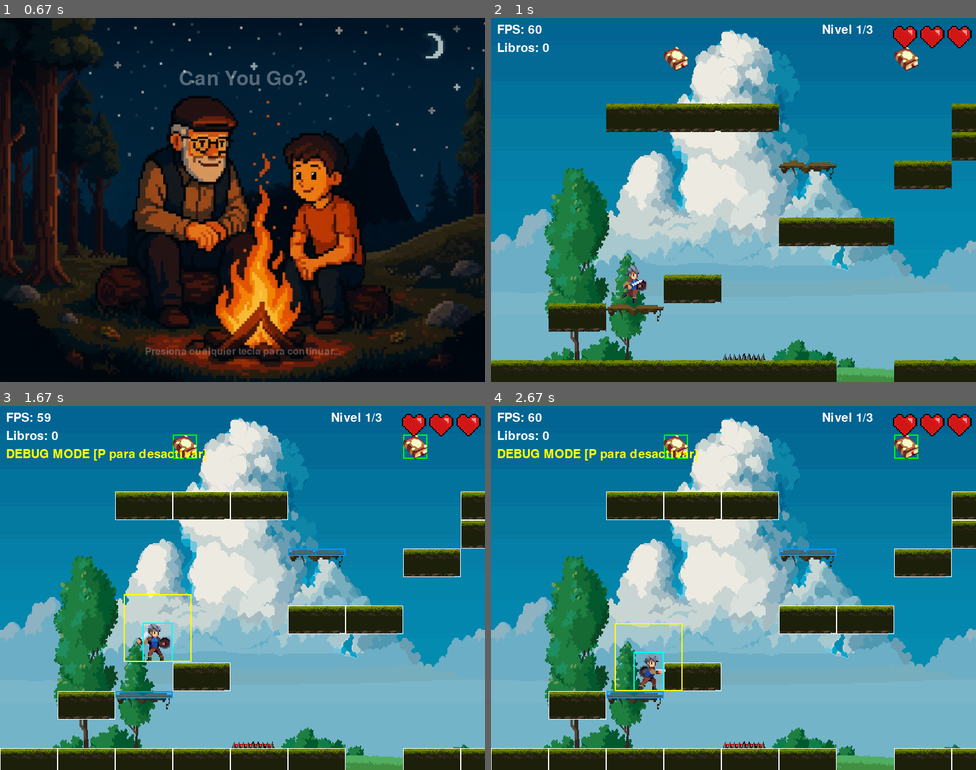
Above: before the commit, frames 1-4 (two rows, left to right).
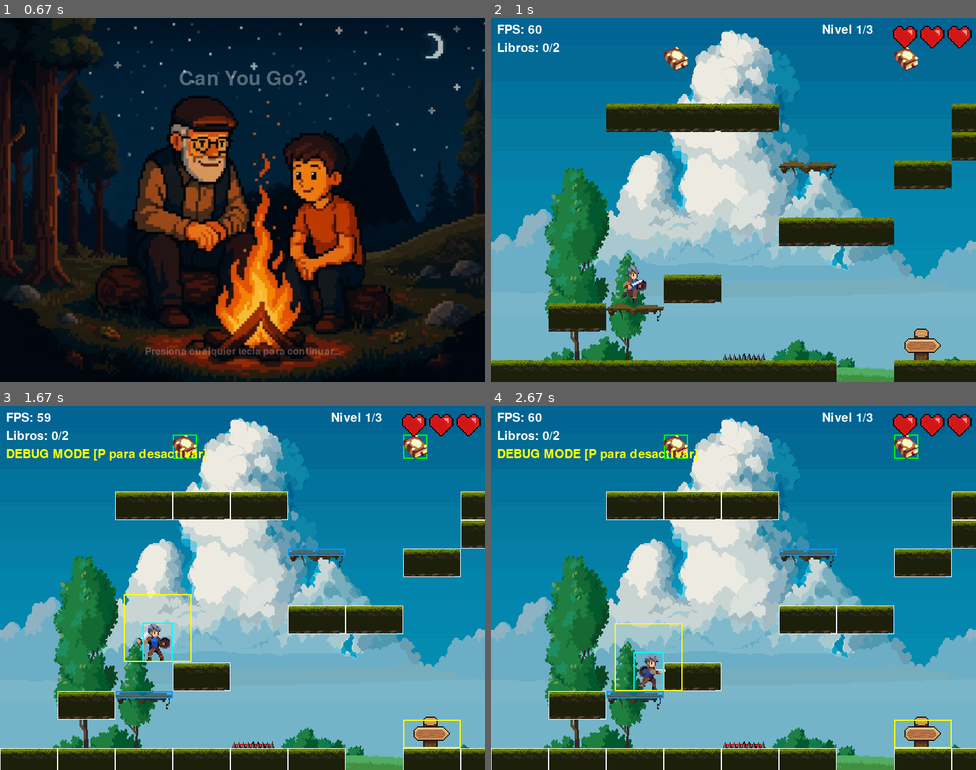
Above: after the commit, the same moments.

Repository: juanjore0/ComputacionGrafica
Game: pygame game, started from proyecto_juego/src/main.py
Same seed, same stepped clock (60 frames per second), same inputs: the game is played once before the commit and once after it.
Inputs (mouse positions are in pixels of both pictures, inside the frame that each line leads up to):
- Up to frame 1 (0.67 s): click (135, 305) at 0.38 s
- Up to frame 2 (1 s): hold Right from 0.67 s (still down); move the mouse to (733, 221) at 0.7 s
- Up to frame 3 (1.67 s): release Right at 1.13 s; hold P 1.17-1.47 s; hold Up 1.17-1.47 s; hold Up from 1.5 s (still down); tap Z at 1.57 s
- Up to frame 4 (2.67 s): release Up at 1.8 s; hold Esc 1.83-2.3 s; hold Right 1.83-2.3 s; tap Z at 1.9, 2.2 s; tap Enter at 2.33 s

Frame 1 is identical in both runs. In frame 2, 0.4% of the frame differs, in the area x 12-93%, y 6-95%; in frame 3, 0.5%, in the area x 12-95%, y 6-94%; in frame 4, 0.5%.

Commit message:
se implemento el cartel para pasar de nivel y el conteo de libros

Diff:
--- a/proyecto_juego/src/cargador_sprites.py
+++ b/proyecto_juego/src/cargador_sprites.py
@@ -174,6 +174,49 @@
             return sprites_vidas
 
     @staticmethod
+    def cargar_cartel_nivel(base_path='', escala=None):
+        """
+        Carga los sprites del cartel indicador (normal y encendido)
+
+        Args:
+            base_path: Ruta base del proyecto (opcional)
+            escala: Tupla (ancho, alto) opcional para redimensionar
+
+        Returns:
+            Diccionario con los sprites del cartel {'normal': sprite, 'encendido': sprite}
+        """
+        try:
+            ruta_indicador = os.path.join(base_path, 'assets', 'images', 'tiles', 'indicador.png')
+            spritesheet = pygame.image.load(ruta_indicador).convert_alpha()
+
+            # Coordenadas de cada estado del cartel
+            cartel_normal = spritesheet.subsurface(pygame.Rect(5, 5, 30, 28))
+            cartel_encendido = spritesheet.subsurface(pygame.Rect(40, 5, 30, 28))
+
+            # Escalar si se especificó
+            if escala:
+                cartel_normal = pygame.transform.scale(cartel_normal, escala)
+                cartel_encendido = pygame.transform.scale(cartel_encendido, escala)
+
+            carteles = {
+                'normal': cartel_normal,
+                'encendido': cartel_encendido
+            }
+
+            print(f"✓ Carteles indicadores cargados: 30x28")
+            return carteles
+
+        except Exception as e:
+            print(f"⚠ Error cargando cartel indicador: {e}")
+            # Crear placeholders
+            cartel_normal = pygame.Surface((30, 28))
+            cartel_normal.fill((100, 100, 100))
+            cartel_encendido = pygame.Surface((30, 28))
+            cartel_encendido.fill((0, 255, 0))
+            return {'normal': cartel_normal, 'encendido': cartel_encendido}
+
+
+    @staticmethod
     def cargar_animaciones_jugador(ruta_spritesheet, escala=(56, 56)):
         """
         Carga todas las animaciones del jugador desde el spritesheet.
--- a/proyecto_juego/src/juego.py
+++ b/proyecto_juego/src/juego.py
@@ -80,7 +80,7 @@
                 'espinas': espinas_default
             }
 
-        # ✅ Cargar sprites de vidas
+        # Cargar sprites de vidas
         print("\n═══ CARGANDO UI ═══")
         try:
             self.sprites_vidas = CargadorSprites.cargar_sprites_vidas(
@@ -91,6 +91,19 @@
         except Exception as e:
             print(f"❌ Error cargando sprites de vidas: {e}")
             self.sprites_vidas = None
+
+        # Cargar cartel indicador
+        print("\n═══ CARGANDO CARTEL INDICADOR ═══")
+        try:
+            self.sprites_cartel = CargadorSprites.cargar_cartel_nivel(
+                base,
+                escala=(60, 56)  # Escalado para que se vea bien
+            )
+            print(f"✓ Cartel indicador cargado")
+        except Exception as e:
+            print(f"❌ Error cargando cartel: {e}")
+            self.sprites_cartel = None
+
 
 
         # Cargar spritesheet del personaje
@@ -132,7 +145,8 @@
         self.nivel = Nivel(
             datos_nivel['mapa'],      # Primer argumento: mapa
             self.tiles_dict,          # Segundo argumento: tiles_dict
-            self.objetos_dict         # Tercer argumento: objetos_dict
+            self.objetos_dict,         # Tercer argumento: objetos_dict
+            self.sprites_cartel     # Cuarto argumento: sprites_cartel
         )
 
         # Usar la posición de spawn del nivel
@@ -192,7 +206,6 @@
             return False
         return True
 
-
     def bucle_juego(self):
         """Bucle principal del juego"""
         corriendo = True
@@ -238,6 +251,12 @@
             if libros_recogidos:
                 self.nivel.grupo_coleccionables.remove(libros_recogidos)
                 self.todas.remove(libros_recogidos)
+
+                # ✅ Verificar si se recogieron todos los libros
+                if len(self.nivel.grupo_coleccionables) == 0:
+                    if not self.nivel.cartel_encendido:  # Solo mostrar mensaje la primera vez
+                        self.nivel.cartel_encendido = True
+                        print("🎉 ¡Todos los libros recogidos! El cartel se ha encendido.")
 
             # ✅ Lógica de daño - ACTUALIZADA para usar hitbox
             if not self.personaje.invencible:
@@ -254,12 +273,24 @@
                 if colisiones_trampas:
                     self.personaje.recibir_daño(1)
 
-            # Verificar si llegó al punto final
+            # ✅ Verificar si llegó al punto final Y tiene todos los libros
             for punto_final in self.nivel.grupo_punto_final:
                 if self.personaje.hitbox.colliderect(punto_final.rect):
-                    if not self.cargar_siguiente_nivel():
-                        corriendo = False
-                        continue
+                    if self.nivel.cartel_encendido:  # Solo pasar si recogió todos los libros
+                        if not self.cargar_siguiente_nivel():
+                            corriendo = False
+                            continue
+                    else:
+                        # Mostrar mensaje de que faltan libros (solo una vez por contacto)
+                        if not hasattr(self, '_mostro_mensaje_libros'):
+                            self._mostro_mensaje_libros = True
+                            libros_faltantes = len(self.nivel.grupo_coleccionables)
+                            print(f"⚠️ ¡Recoge todos los libros antes de pasar! Faltan: {libros_faltantes}")
+
+            # Resetear flag de mensaje cuando no está tocando el punto final
+            if not any(self.personaje.hitbox.colliderect(pf.rect) for pf in self.nivel.grupo_punto_final):
+                if hasattr(self, '_mostro_mensaje_libros'):
+                    delattr(self, '_mostro_mensaje_libros')
 
             # Dibujar todo
             self.pantalla.blit(self.fondo, (0, 0))
@@ -277,28 +308,27 @@
             fps_texto = fuente.render(f"FPS: {int(self.clock.get_fps())}", True, (255, 255, 255))
             self.pantalla.blit(fps_texto, (10, 10))
 
-            texto_puntos = fuente.render(f"Libros: {self.personaje.puntos}", True, (255, 255, 255))
-            self.pantalla.blit(texto_puntos, (10, 40))
-
-            # Mostrar sprite de vidas en lugar de texto
+            # ✅ Mostrar libros restantes en lugar de puntos totales
+            libros_recogidos_total = self.nivel.total_libros - len(self.nivel.grupo_coleccionables)
+            texto_libros = fuente.render(f"Libros: {libros_recogidos_total}/{self.nivel.total_libros}", True, (255, 255, 255))
+            self.pantalla.blit(texto_libros, (10, 40))
+
+            # Mostrar sprite de vidas
             if self.sprites_vidas:
-                # Asegurar que las vidas estén entre 0 y 3
                 vidas_actual = max(0, min(3, self.personaje.vidas))
                 sprite_vida = self.sprites_vidas[vidas_actual]
                 self.pantalla.blit(sprite_vida, (ANCHO - 140, 10))
             else:
-                # Fallback a texto si no cargó la imagen
                 texto_vidas = fuente.render(f"Vidas: {self.personaje.vidas}", True, (255, 255, 255))
                 self.pantalla.blit(texto_vidas, (ANCHO - 150, 10))
 
-            # ✅ Mostrar nivel actual - A LA IZQUIERDA de las vidas y en la misma altura
+            # Mostrar nivel actual
             texto_nivel = fuente.render(
                 f"Nivel {self.gestor_niveles.nivel_actual + 1}/{self.gestor_niveles.total_niveles()}",
                 True, (255, 255, 255)
             )
-            # Calcular posición para alinearlo a la izquierda del sprite de vidas
-            pos_x_nivel = ANCHO - 160 - texto_nivel.get_width() - 10  # 10 píxeles de separación
-            self.pantalla.blit(texto_nivel, (pos_x_nivel, 10))  # Misma altura que las vidas
+            pos_x_nivel = ANCHO - 160 - texto_nivel.get_width() - 10
+            self.pantalla.blit(texto_nivel, (pos_x_nivel, 10))
 
             # ✅ Mostrar indicador de modo debug
             if self.debug_mode:
@@ -309,6 +339,7 @@
             self.clock.tick(FPS)
 
         return False
+
 
     def ejecutar(self):
         """Método principal que controla el flujo del juego"""
--- a/proyecto_juego/src/nivel.py
+++ b/proyecto_juego/src/nivel.py
@@ -15,10 +15,15 @@
     7 = Arbusto decorativo (sprite4) - NO colisiona
     """
 
-    def __init__(self, mapa, tiles_dict, objetos_dict):
+    def __init__(self, mapa, tiles_dict, objetos_dict, sprites_cartel=None):
         self.mapa = mapa
         self.tiles_dict = tiles_dict
         self.objetos_dict = objetos_dict
+        self.sprites_cartel = sprites_cartel
+
+        # ✅ Control de libros y cartel
+        self.total_libros = 0
+        self.cartel_encendido = False
 
         # Recortar todos los tiles
         self.tiles_recortados = {}
@@ -95,10 +100,7 @@
                     tile = self.obtener_tile(celda)
                     if tile:
                         if celda == 5:  # sprite9 - plataforma de madera
-                            # Reducir la altura de colisión (ajusta este valor)
-                            altura_plataforma = 12  # Muy delgada para que el personaje pase debajo
-                            # Posicionar la colisión en la parte superior de la plataforma
-
+                            altura_plataforma = 12
                             plataforma = pygame.Rect(
                                 x,
                                 y,
@@ -106,7 +108,6 @@
                                 altura_plataforma
                             )
                         else:
-                            # Plataformas normales usan el tamaño completo del tile
                             plataforma = pygame.Rect(x, y, tile.get_width(), tile.get_height())
 
                         plataformas.append((plataforma, celda))
@@ -115,10 +116,10 @@
                     if 'libro' in self.objetos_dict:
                         libro = Coleccionable(x, y, self.objetos_dict['libro'], 'libro')
                         self.grupo_coleccionables.add(libro)
+                        self.total_libros += 1  # ✅ Contar libros totales
 
                 elif celda == 3:  # Espinas
                     if 'espinas' in self.objetos_dict:
-                        # Ajustar la posición Y para que queden pegadas al suelo
                         y_ajustada = y + tile_alto - self.objetos_dict['espinas'].get_height()
                         espinas = Trampa(x, y_ajustada, self.objetos_dict['espinas'], 'espinas')
                         self.grupo_trampas.add(espinas)
@@ -134,7 +135,7 @@
         print(f"║      NIVEL CREADO                ║")
         print(f"╠══════════════════════════════════╣")
         print(f"║ Plataformas:     {len(self.plataformas):4d}          ║")
-        print(f"║ Coleccionables:  {len(self.grupo_coleccionables):4d}          ║")
+        print(f"║ Coleccionables:  {self.total_libros:4d}          ║")  # ✅ Mostrar total de libros
         print(f"║ Trampas:         {len(self.grupo_trampas):4d}          ║")
         print(f"║ Puntos finales:  {len(self.grupo_punto_final):4d}          ║")
         print(f"╚══════════════════════════════════╝")
@@ -160,6 +161,20 @@
                 tile = self.obtener_tile(celda)
                 if tile:
                     pantalla.blit(tile, (x, y))
+
+                # ✅ Dibujar el cartel en la posición del punto final (celda 4)
+                if celda == 4 and self.sprites_cartel:
+                    # Elegir el sprite según si está encendido o no
+                    if self.cartel_encendido:
+                        cartel = self.sprites_cartel['encendido']
+                    else:
+                        cartel = self.sprites_cartel['normal']
+
+                    # ✅ CORREGIDO: Centrar el cartel en el tile y ajustar verticalmente
+                    cartel_x = x + (tile_ancho - cartel.get_width()) // 2
+                    cartel_y = y + (tile_alto - cartel.get_height()) // 2
+
+                    pantalla.blit(cartel, (cartel_x, cartel_y))
 
         # ✅ Modo DEBUG - Dibujar hitboxes
         if debug:
@@ -167,7 +182,6 @@
             for plataforma, tipo in self.plataformas_con_tipo:
                 if tipo == 5:  # Plataformas de madera en AZUL
                     pygame.draw.rect(pantalla, (0, 150, 255), plataforma, 2)
-                    # Rellenar semi-transparente para ver mejor
                     superficie = pygame.Surface((plataforma.width, plataforma.height))
                     superficie.set_alpha(80)
                     superficie.fill((0, 150, 255))
@@ -183,3 +197,7 @@
             # Dibujar hitboxes de coleccionables (VERDE)
             for coleccionable in self.grupo_coleccionables:
                 pygame.draw.rect(pantalla, (0, 255, 0), coleccionable.rect, 2)
+
+            # ✅ Dibujar hitboxes del punto final (AMARILLO)
+            for punto_final in self.grupo_punto_final:
+                pygame.draw.rect(pantalla, (255, 255, 0), punto_final.rect, 2)
--- a/proyecto_juego/src/niveles.py
+++ b/proyecto_juego/src/niveles.py
@@ -40,7 +40,7 @@
                 [0, 0, 0, 0, 0, 0, 0, 0, 0],
                 [0, 0, 0, 1, 0, 0, 0, 0, 0],
                 [0, 1, 5, 0, 0, 0, 0, 0, 0],
-                [0, 0, 0, 0, 3, 0, 0, 0, 4],
+                [0, 0, 0, 0, 3, 0, 0, 4, 0],
                 [1, 1, 1, 1, 1, 1, 0, 1, 1],
             ],
             'spawn_x': 100,
Binary file added: proyecto_juego/assets/images/tiles/indicador.png
Binary file removed: proyecto_juego/assets/images/tiles/tiles_puerta.png
